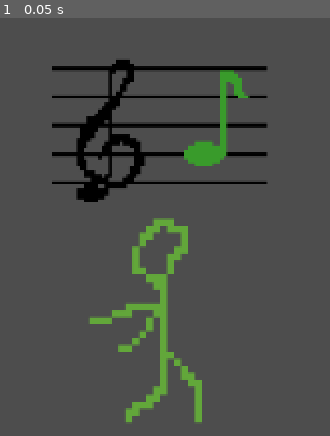
Above: before the commit, frame 1.
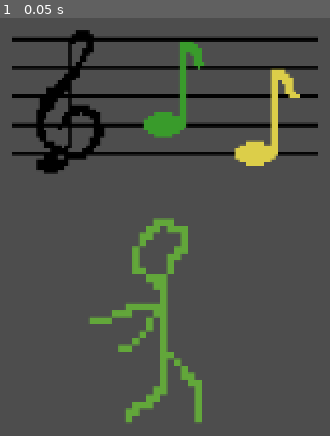
Above: after the commit, the same moment.

Repository: HackrDonut/Chromatic_Harmony_Project
Game: Godot game, scene res://main.tscn
Same seed, same stepped clock (60 frames per second), same inputs: the game is played once before the commit and once after it.
Inputs:
- Up to frame 1 (0.05 s): no input

The runs differ from the first frame. In frame 1, 10% of the frame differs, in the area x 3-97%, y 2-45%.

Commit message:
Enemy Stuff
I'm figuring out enemy stuff.

Diff:
--- a/enemy_zombie.gd
+++ b/enemy_zombie.gd
@@ -2,15 +2,31 @@
 
 var rng = RandomNumberGenerator.new()
 var note = ""
+var note2 = ""
+var enem_key = []
+var player_input = ""
+var focus = true
+var note1_clear = false
+var note2_clear = false
 @onready var nsprite = get_node("Random_Note")
+@onready var nsprite2 = get_node("Random_Note_2")
+@onready var clef = get_node("Treble_Clef")
 
 
 # Called when the node enters the scene tree for the first time.
 func _ready():
+	if focus == false:
+		nsprite.visible = false
+		nsprite2.visible = false
+		clef.visible = false
+
+
 	var rand = rng.randf_range(0, 10)
+	var rand2 = rng.randf_range(0, 10)
 	rand = int(round(rand))
+	rand2 = int(round(rand2))
 
-	if rand == 0:
+	if rand == 0: # This will decide what note the first note will be.
 		note = "C1"
 	elif rand == 1:
 		note = "D1"
@@ -33,7 +49,30 @@
 	elif rand == 10:
 		note = "F2"
 
-	if note == "C1":
+	if rand2 == 0: # This will decide what note the second note will be.
+		note2 = "C1"
+	elif rand2 == 1:
+		note2 = "D1"
+	elif rand2 == 2:
+		note2 = "E1"
+	elif rand2 == 3:
+		note2 = "F1"
+	elif rand2 == 4:
+		note2 = "G1"
+	elif rand2 == 5:
+		note2 = "A1"
+	elif rand2 == 6:
+		note2 = "B1"
+	elif rand2 == 7:
+		note2 = "C2"
+	elif rand2 == 8:
+		note2 = "D2"
+	elif rand2 == 9:
+		note2 = "E2"
+	elif rand2 == 10:
+		note2 = "F2"
+
+	if note == "C1": # This will make the right note appear for note 1.
 		nsprite.frame = 8
 	elif note == "D1":
 		nsprite.frame = 11
@@ -56,7 +95,67 @@
 	elif note == "F2":
 		nsprite.frame = 32
 
+	if note2 == "C1": # This will get the correct sprite for the second note.
+		nsprite2.frame = 8
+	elif note2 == "D1":
+		nsprite2.frame = 11
+	elif note2 == "E1":
+		nsprite2.frame = 14
+	elif note2 == "F1":
+		nsprite2.frame = 15
+	elif note2 == "G1":
+		nsprite2.frame = 18
+	elif note2 == "A1":
+		nsprite2.frame = 21
+	elif note2 == "B1":
+		nsprite2.frame = 24
+	elif note == "C2":
+		nsprite2.frame = 25
+	elif note2 == "D2":
+		nsprite2.frame = 28
+	elif note2 == "E2":
+		nsprite2.frame = 31
+	elif note2 == "F2":
+		nsprite2.frame = 32
+
+	enem_key.append(note)
+	enem_key.append(note2)
+	print(enem_key)
+
+
+func _input(event):
+	if event is InputEventKey and event.pressed:
+		if event.keycode == KEY_A:
+			player_input == "C1"
+		elif event.keycode == KEY_S:
+			player_input == "D1"
+		elif event.keycode == KEY_D:
+			player_input == "E1"
+		elif event.keycode == KEY_F:
+			player_input == "F1"
+		elif event.keycode == KEY_G:
+			player_input == "G1"
+		elif event.keycode == KEY_H:
+			player_input == "A1"
+		elif event.keycode == KEY_J:
+			player_input == "B1"
+		elif event.keycode == KEY_K:
+			player_input == "C2"
+		elif event.keycode == KEY_L:
+			player_input == "D2"
+		elif event.keycode == KEY_SEMICOLON:
+			player_input = "E2"
+		elif event.keycode == KEY_APOSTROPHE:
+			player_input = "F2"
 
 # Called every frame. 'delta' is the elapsed time since the previous frame.
 func _process(delta):
-	pass
+	if focus == true:
+		if note1_clear == false:
+			if player_input == note:
+				note1_clear = true
+				nsprite.frame = 7
+		if note1_clear == true and note2_clear == false:
+			if player_input == note2:
+				note2_clear = true
+				nsprite2.frame = 7
--- a/enemy_zombie.tscn
+++ b/enemy_zombie.tscn
@@ -6,24 +6,32 @@
 [ext_resource type="Script" path="res://Random_Note.gd" id="4_guo1b"]
 
 [node name="Enemy_Zombie" type="Sprite2D"]
-position = Vector2(11, 25)
+position = Vector2(12, 20)
 scale = Vector2(5.0625, 5.0625)
 texture = ExtResource("1_exkmv")
 script = ExtResource("2_pn0yc")
 
 [node name="Random_Note" type="Sprite2D" parent="."]
-position = Vector2(8.97192, -26.9938)
+position = Vector2(3.24353, -31.142)
 scale = Vector2(0.509259, 0.509259)
 texture = ExtResource("3_tcok4")
 hframes = 7
 vframes = 6
-frame = 32
+frame = 21
 script = ExtResource("4_guo1b")
 
-[node name="Sprite2D" type="Sprite2D" parent="."]
-position = Vector2(-4.85525, -26.9938)
+[node name="Treble_Clef" type="Sprite2D" parent="."]
+position = Vector2(-10.5836, -31.142)
 scale = Vector2(0.509, 0.509)
 texture = ExtResource("3_tcok4")
 hframes = 7
 vframes = 6
 frame = 34
+
+[node name="Random_Note_2" type="Sprite2D" parent="."]
+position = Vector2(16.2806, -31.1422)
+scale = Vector2(0.509, 0.509)
+texture = ExtResource("3_tcok4")
+hframes = 7
+vframes = 6
+frame = 21
